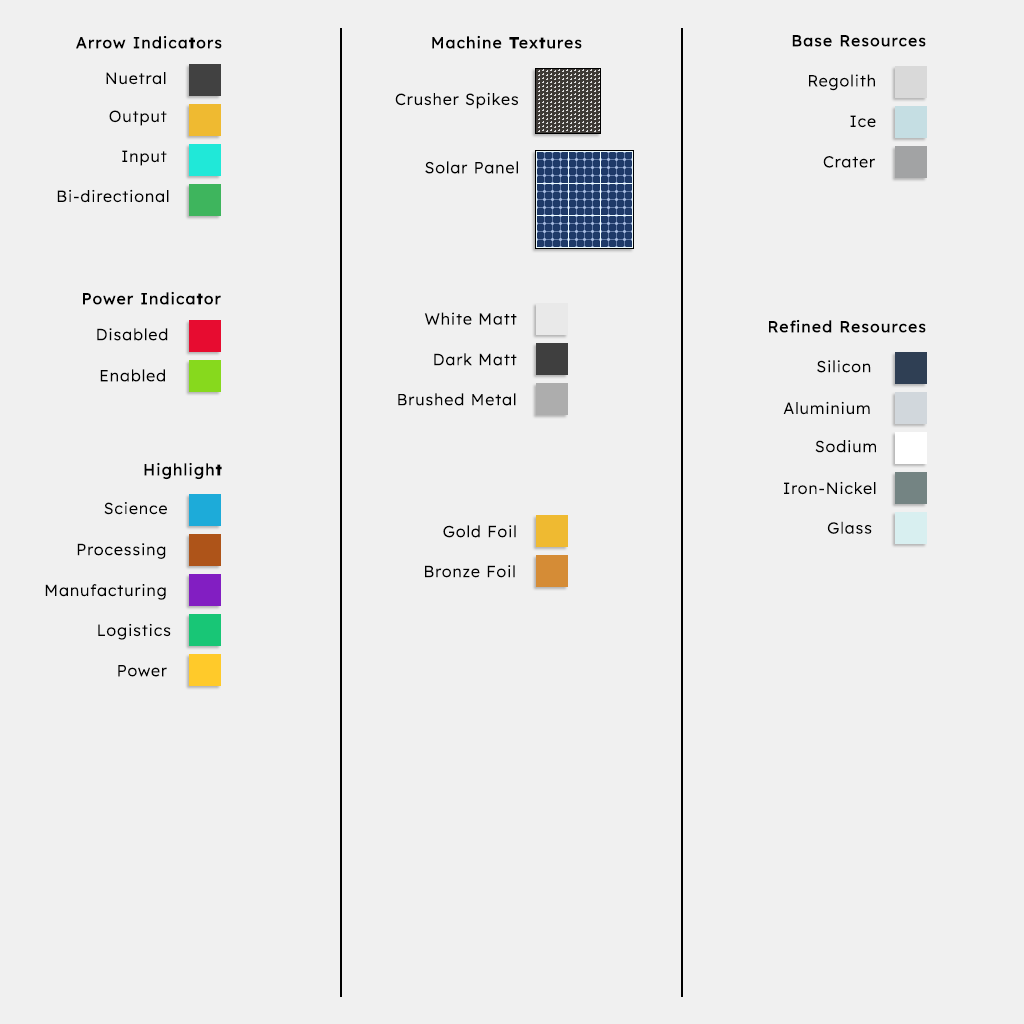
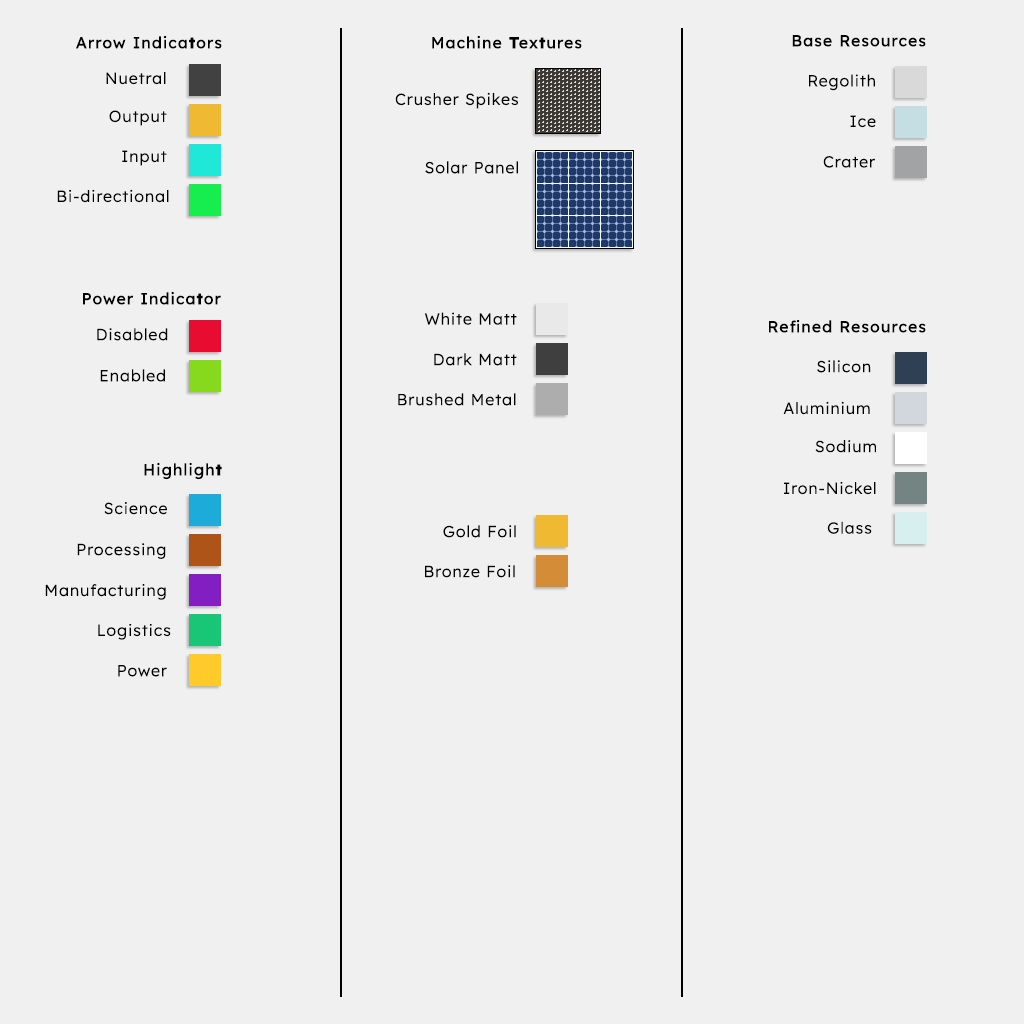
Layered file, before and after one edit (w=1024, h=1024). Changes by layer:
painted on "Rectangle 1 copy 12" (1st of 2, in "Group 1" › "Blocks") over [left=189, top=184, right=221, bottom=216]
